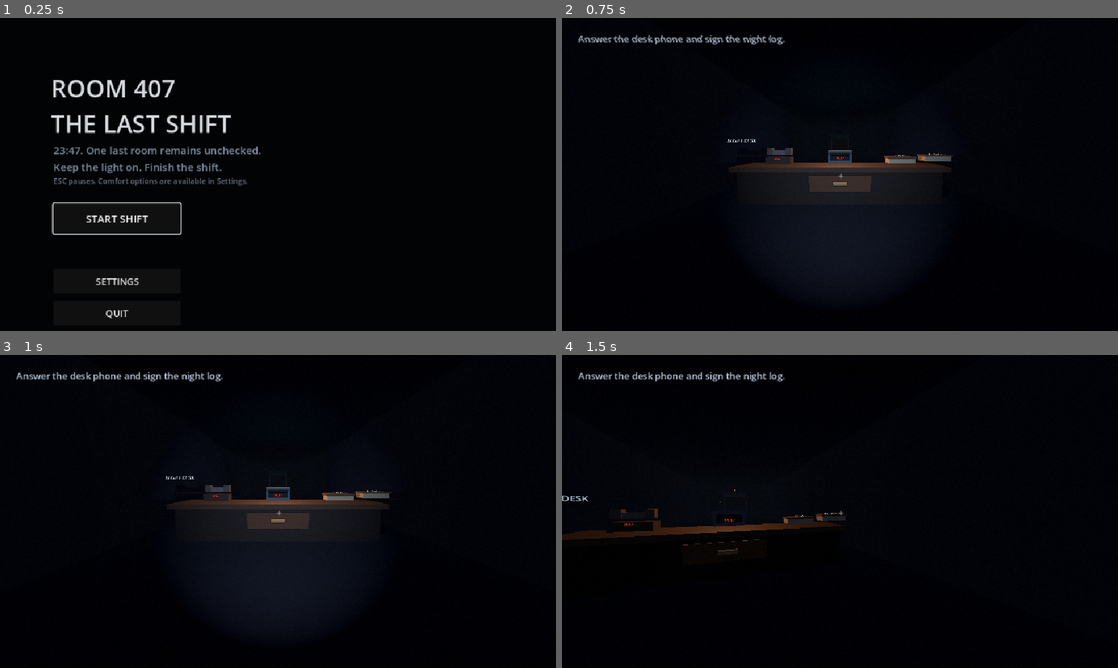
Above: before the commit, frames 1-4 (two rows, left to right).
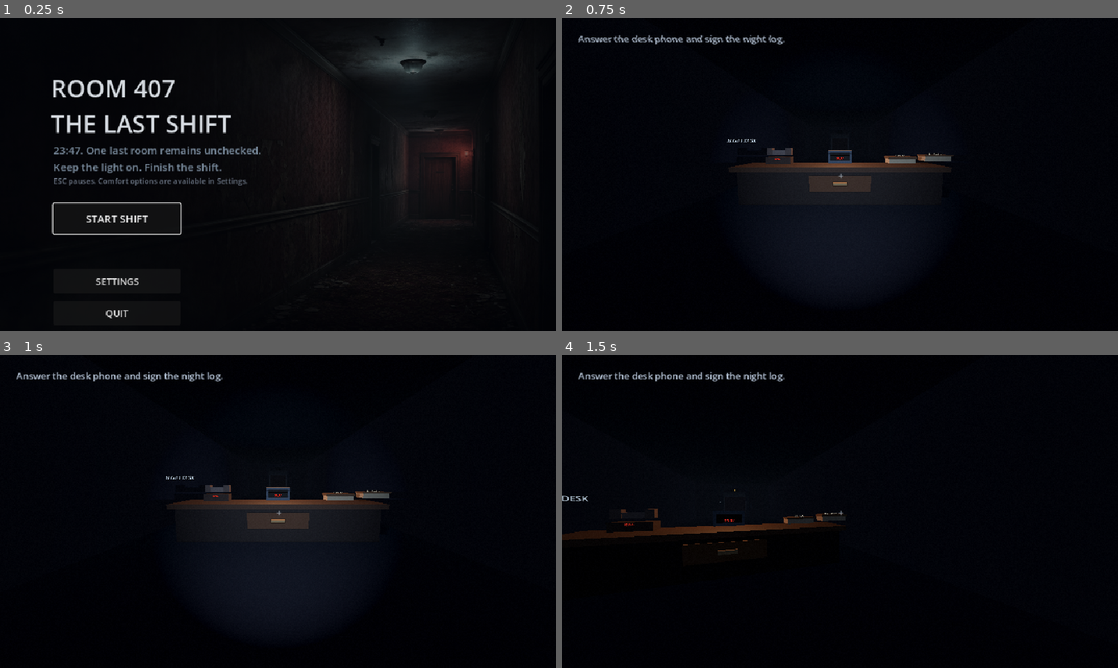
Above: after the commit, the same moments.

Repository: JasonTM17/Horror_Game_Funny
Game: Godot game, scene res://scenes/boot/boot.tscn
Same seed, same stepped clock (60 frames per second), same inputs: the game is played once before the commit and once after it.
Inputs (mouse positions are in pixels of both pictures, inside the frame that each line leads up to):
- Up to frame 1 (0.25 s): no input
- Up to frame 2 (0.75 s): click "START SHIFT" at 0.5 s
- Up to frame 3 (1 s): no input
- Up to frame 4 (1.5 s): tap Enter at 1.25 s; move the mouse to (867, 511) at 1.27 s; hold W (move_forward) from 1.28 s (still down); hold F (flashlight) from 1.28 s (still down)

The runs differ from the first frame. In frame 1, 5.3% of the frame differs, in the area x 51-94%, y 0-86%; in frame 2, nothing differs; in frame 3, nothing differs; in frame 4, nothing differs.

Commit message:
feat(ui): author menu and story-prop still textures
Wire project-authored corridor still into boot menu and three prop stills
onto memory photo, room drawing, and family table quads. Document assets
and keep Phase 5/6 open.

Diff:
--- a/scripts/ui/boot-menu.gd
+++ b/scripts/ui/boot-menu.gd
@@ -1,4 +1,6 @@
 extends Node
+
+const MENU_BACKGROUND_TEXTURE := preload("res://assets/images/menu-hotel-corridor.png")
 
 var _start_button: Button
 var _continue_button: Button
@@ -9,8 +11,17 @@
 func _ready() -> void:
 	var layer := CanvasLayer.new()
 	add_child(layer)
+	var background := TextureRect.new()
+	background.name = "MenuBackground"
+	background.texture = MENU_BACKGROUND_TEXTURE
+	background.expand_mode = TextureRect.EXPAND_IGNORE_SIZE
+	background.stretch_mode = TextureRect.STRETCH_KEEP_ASPECT_COVERED
+	background.set_anchors_and_offsets_preset(Control.PRESET_FULL_RECT)
+	background.mouse_filter = Control.MOUSE_FILTER_IGNORE
+	layer.add_child(background)
 	var panel := ColorRect.new()
-	panel.color = Color(0.008, 0.012, 0.02, 1.0)
+	panel.name = "MenuShade"
+	panel.color = Color(0.006, 0.009, 0.016, 0.58)
 	panel.set_anchors_and_offsets_preset(Control.PRESET_FULL_RECT)
 	layer.add_child(panel)
 	var title := Label.new()
--- a/scripts/world/level-geometry.gd
+++ b/scripts/world/level-geometry.gd
@@ -4,6 +4,13 @@
 static func material(color: Color, roughness := 0.86) -> StandardMaterial3D:
 	var result := StandardMaterial3D.new()
 	result.albedo_color = color
+	result.roughness = roughness
+	return result
+
+static func textured_material(texture: Texture2D, tint := Color.WHITE, roughness := 0.9) -> StandardMaterial3D:
+	var result := StandardMaterial3D.new()
+	result.albedo_texture = texture
+	result.albedo_color = tint
 	result.roughness = roughness
 	return result
 
--- a/scripts/world/story-prop-visual-builder.gd
+++ b/scripts/world/story-prop-visual-builder.gd
@@ -1,5 +1,9 @@
 class_name StoryPropVisualBuilder
 extends RefCounted
+
+const MEMORY_PHOTO_TEXTURE := preload("res://assets/images/memory-photo-rabbit.png")
+const ROOM_DRAWING_TEXTURE := preload("res://assets/images/room-drawing-rabbit.png")
+const FAMILY_TABLE_TEXTURE := preload("res://assets/images/family-table-memory.png")
 
 static func build(parent: Node3D, id: String, color: Color) -> void:
 	match id:
@@ -43,6 +47,10 @@
 		size = Vector3(1.05, 0.04, 0.78)
 		_add_box(parent, "FinalClueBacking", Vector3(1.18, 0.025, 0.92), Vector3(0, -0.028, 0), Color(0.38, 0.045, 0.035))
 	_add_box(parent, "PaperClue", size, Vector3.ZERO, color.lightened(0.2))
+	if id == "memory_photo":
+		_add_textured_quad(parent, "MemoryPhotoImage", MEMORY_PHOTO_TEXTURE, Vector2(0.69, 0.46), Vector3(0, 0.027, 0), Vector3(-PI / 2.0, 0, 0))
+	elif id == "room_drawing":
+		_add_textured_quad(parent, "RoomDrawingImage", ROOM_DRAWING_TEXTURE, Vector2(0.79, 0.87), Vector3(0, 0, 0.027), Vector3.ZERO)
 	var text: String = {
 		"floor_notice": "FLOOR 4\nCLOSED 2007",
 		"memory_photo": "00:07",
@@ -91,6 +99,7 @@
 
 static func _build_family_table_clue(parent: Node3D, color: Color) -> void:
 	_add_box(parent, "FamilyPhoto", Vector3(0.62, 0.06, 0.48), Vector3.ZERO, color.lightened(0.2))
+	_add_textured_quad(parent, "FamilyTableImage", FAMILY_TABLE_TEXTURE, Vector2(0.56, 0.42), Vector3(0, 0.034, 0), Vector3(-PI / 2.0, 0, 0))
 	for index in 4:
 		_add_cylinder(parent, "Plate%d" % index, 0.1, 0.025, Vector3(-0.3 + index * 0.2, 0.06, -0.05), Color(0.5, 0.46, 0.38))
 
@@ -147,6 +156,25 @@
 	instance.material_override = LevelGeometry.material(color)
 	parent.add_child(instance)
 
+static func _add_textured_quad(
+	parent: Node3D,
+	name: String,
+	texture: Texture2D,
+	size: Vector2,
+	position: Vector3,
+	rotation: Vector3
+) -> void:
+	var instance := MeshInstance3D.new()
+	instance.name = name
+	var mesh := QuadMesh.new()
+	mesh.size = size
+	instance.mesh = mesh
+	instance.position = position
+	instance.rotation = rotation
+	instance.material_override = LevelGeometry.textured_material(texture, Color(0.92, 0.9, 0.84), 0.96)
+	instance.cast_shadow = GeometryInstance3D.SHADOW_CASTING_SETTING_OFF
+	parent.add_child(instance)
+
 static func _add_label(parent: Node3D, name: String, text: String, position: Vector3, color: Color, font_size: int) -> void:
 	var label := Label3D.new()
 	label.name = name
Binary file added: assets/images/family-table-memory.png
Not shown, added: assets/images/family-table-memory.png.import
Binary file added: assets/images/memory-photo-rabbit.png
Not shown, added: assets/images/memory-photo-rabbit.png.import
Binary file added: assets/images/menu-hotel-corridor.png
Not shown, added: assets/images/menu-hotel-corridor.png.import
Binary file added: assets/images/room-drawing-rabbit.png
Not shown, added: assets/images/room-drawing-rabbit.png.import
Not shown, changed: README.md
Not shown, changed: docs/asset-credits.md
Not shown, added: plans/260718-1319-final-horror-release-candidate/reports/pm-2026-07-18-ck-finalize-source-polish.md
